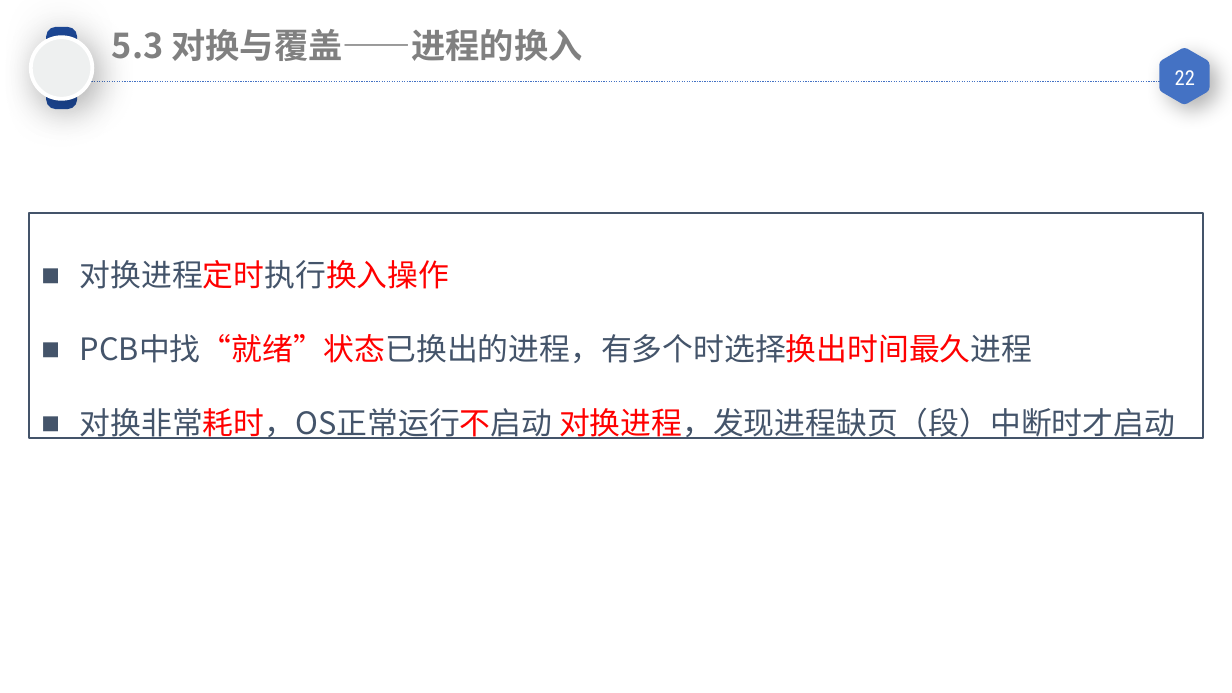
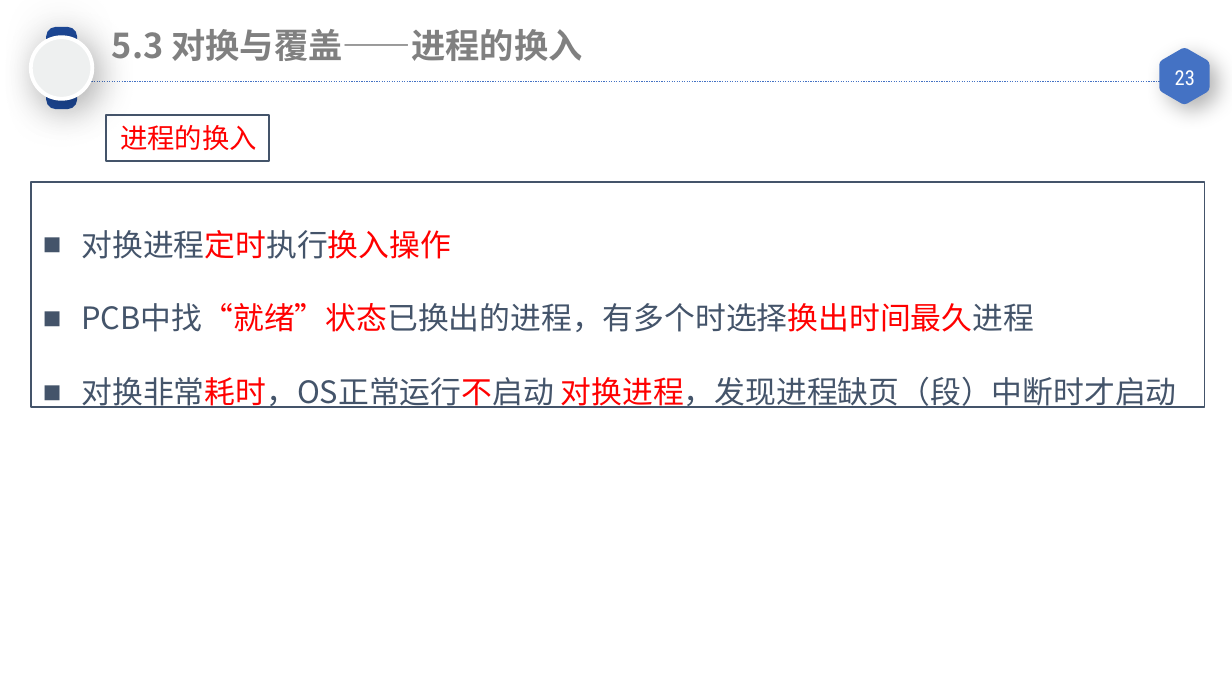
Before and after one commit to GALA-Lin/CUPK-lib, a slide deck: slide 23 of 计算机操作系统/05 内存管理-连续内存分配.pptx (slide 22 before the commit). Drawn at 1232x693 pixels with LibreOffice and Linux fonts; fonts in the diff are those of the drawing. Boxes give left, top, right and bottom in pixels: in the first picture for what was removed or moved away, otherwise in the second. Text is boxed around its words. In the diff, an @@ line names an element or a change of style, - is before the commit and + after.

```diff
--- a/计算机操作系统/05 内存管理-连续内存分配.pptx
+++ b/计算机操作系统/05 内存管理-连续内存分配.pptx
@@ page number at <box>1175,70,1195,85</box>: text changed @@
-22
+23
@@ rectangle added at <box>106,116,269,161</box>, outline #44546A 1 pt, 16 pt, text #FF0000 @@
+进程的换入
@@ rectangle "对换进程定时执行换入操作": place and size @@
-rectangle "对换进程定时执行换入操作" at <box>30,213,1204,439</box>
+rectangle "对换进程定时执行换入操作" at <box>31,182,1205,408</box>
```
Also in this commit, not shown: 9 other slides changed, 2 slides added, 1 slide removed, 2 other files.
